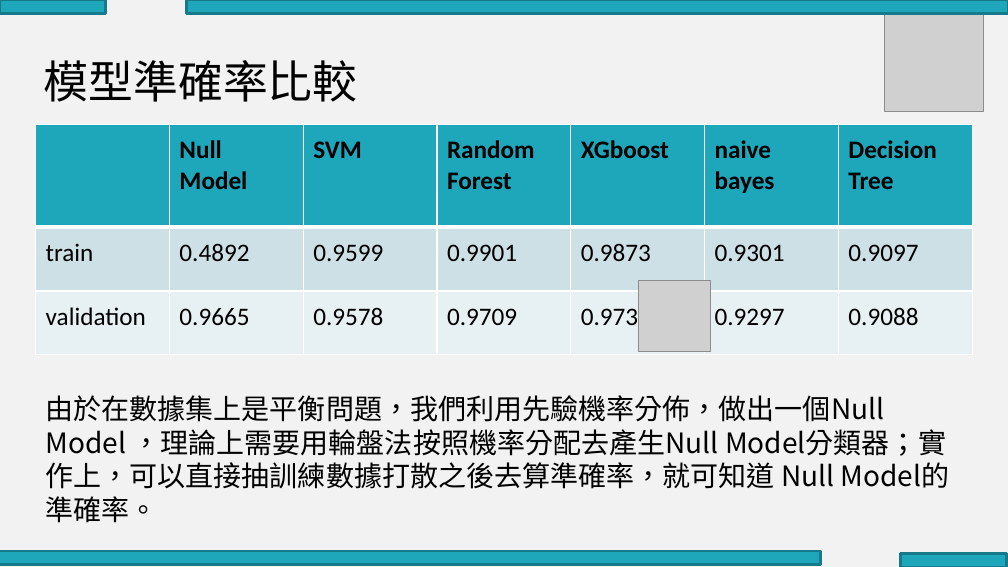
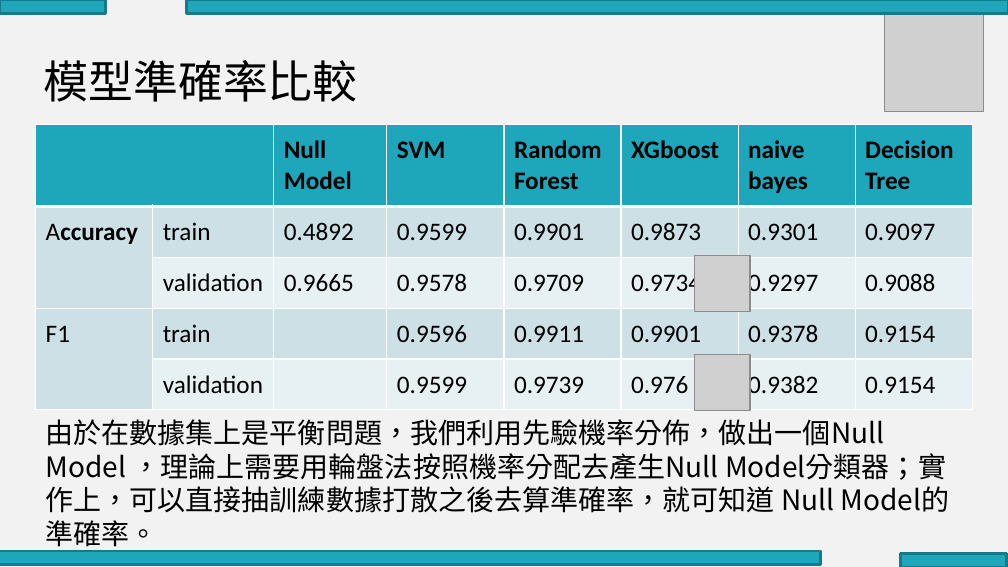
Before and after one commit to 1072-datascience/finalproject-1072ds_group6, a slide deck: slide 17 of docs/資料科學G6-NEW (2).pptx. Drawn at 1008x567 pixels with LibreOffice and Linux fonts; fonts in the diff are those of the drawing; grey boxes stand for pictures; background and template pictures are left out. Boxes give left, top, right and bottom in pixels: in the first picture for what was removed or moved away, otherwise in the second. Text is boxed around its words. In the diff, an @@ line names an element or a change of style, - is before the commit and + after.

Commit message:
ppt

```diff
--- a/docs/資料科學G6-NEW (2).pptx
+++ b/docs/資料科學G6-NEW (2).pptx
@@ table at bbox=[35, 125, 971, 407] @@
- | Null Model | SVM | Random Forest | XGboost | naive bayes | Decision / Tree
-train | 0.4892 | 0.9599 | 0.9901 | 0.9873 | 0.9301 | 0.9097
-validation | 0.9665 | 0.9578 | 0.9709 | 0.9734 | 0.9297 | 0.9088
+ |  | Null Model | SVM | Random Forest | XGboost | naive bayes | Decision / Tree
+Accuracy | train | 0.4892 | 0.9599 | 0.9901 | 0.9873 | 0.9301 | 0.9097
+ | validation | 0.9665 | 0.9578 | 0.9709 | 0.9734 | 0.9297 | 0.9088
+F1 | train |  | 0.9596 | 0.9911 | 0.9901 | 0.9378 | 0.9154
+ | validation |  | 0.9599 | 0.9739 | 0.976 | 0.9382 | 0.9154
@@ picture added at bbox=[695, 256, 750, 311] @@
@@ picture removed at bbox=[639, 280, 711, 352] @@
@@ picture added at bbox=[695, 355, 750, 410] @@
@@ text "由於在數據集上是平衡問題，我們利用先驗機率分佈，做出一個Null Model ，理論上需要用輪盤法按照機率分配去產生Nu ..." rewrapped from bbox=[46, 395, 946, 523] to bbox=[46, 419, 946, 552] @@
```
Also in this commit, not shown: 1 other slide changed.
